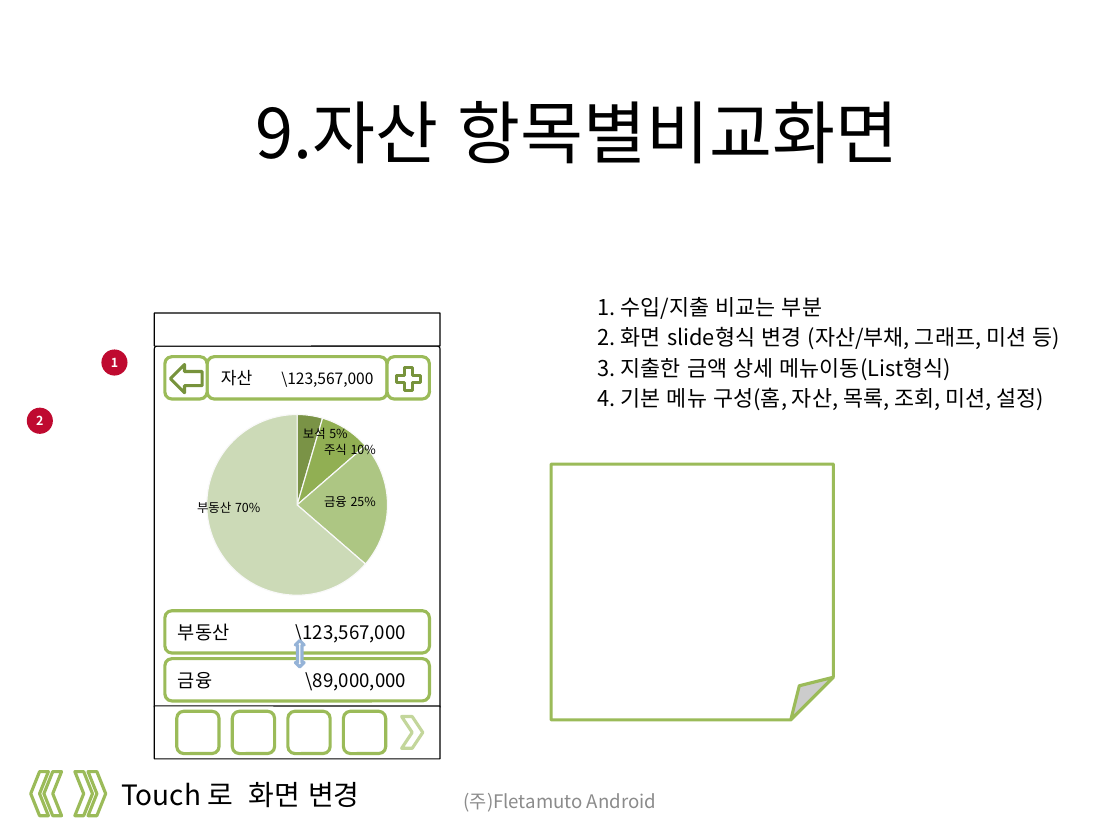
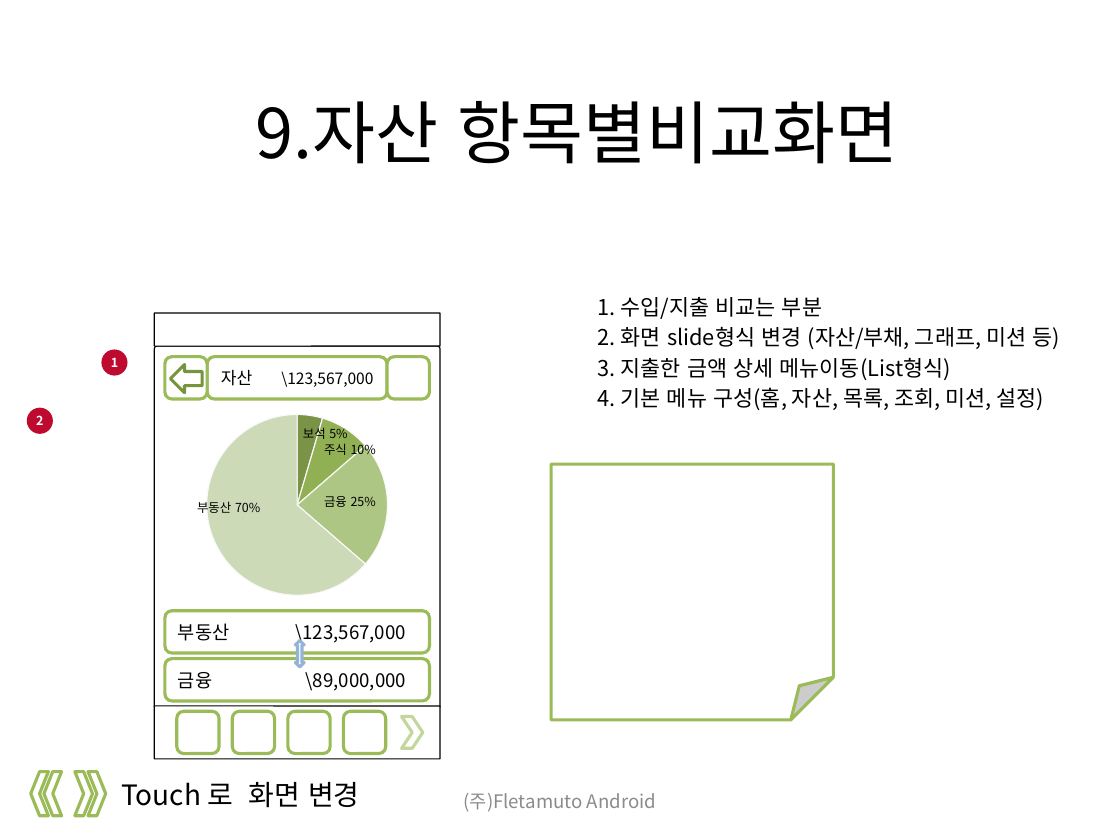
Before and after one commit to limjunghoon/fmfinance, a slide deck: slide 15 of trunk/DOC/GUI/재테크를 위한 어플리케이션 GUI_100711.pptx (slide 12 before the commit). Drawn at 1120x840 pixels with LibreOffice and Linux fonts; fonts in the diff are those of the drawing; background and template pictures are left out. Boxes give left, top, right and bottom in pixels: in the first picture for what was removed or moved away, otherwise in the second. Text is boxed around its words. In the diff, an @@ line names an element or a change of style, - is before the commit and + after.

```diff
--- a/trunk/DOC/GUI/재테크를 위한 어플리케이션 GUI_100711.pptx
+++ b/trunk/DOC/GUI/재테크를 위한 어플리케이션 GUI_100711.pptx
@@ plus sign removed at [393, 363, 424, 394] @@
```
Also in this commit, not shown: 8 other slides changed, 4 slides added.
